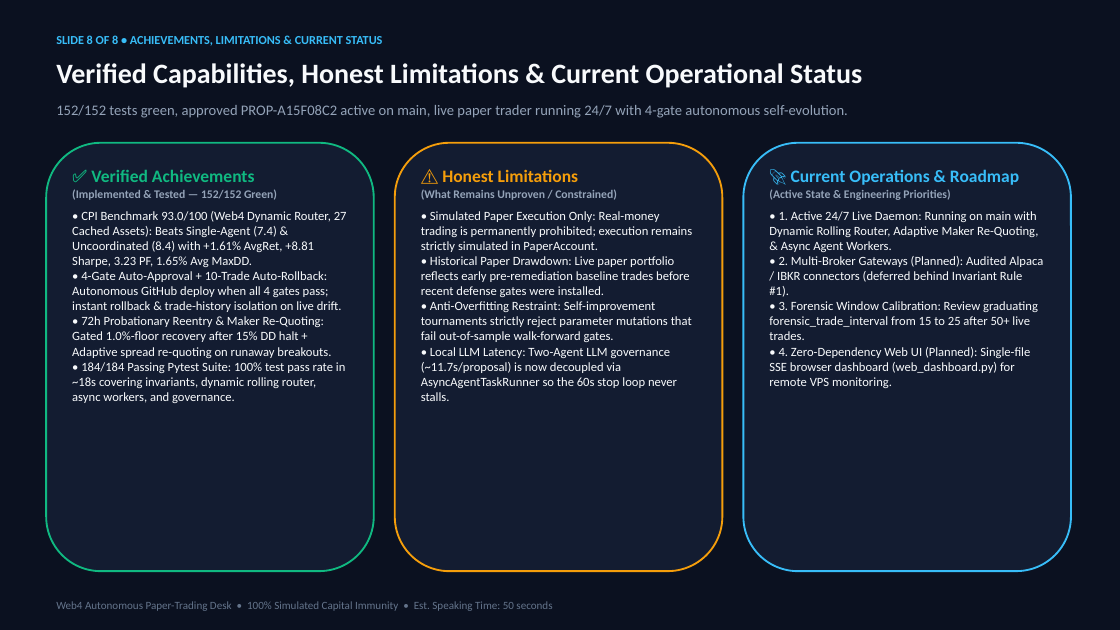
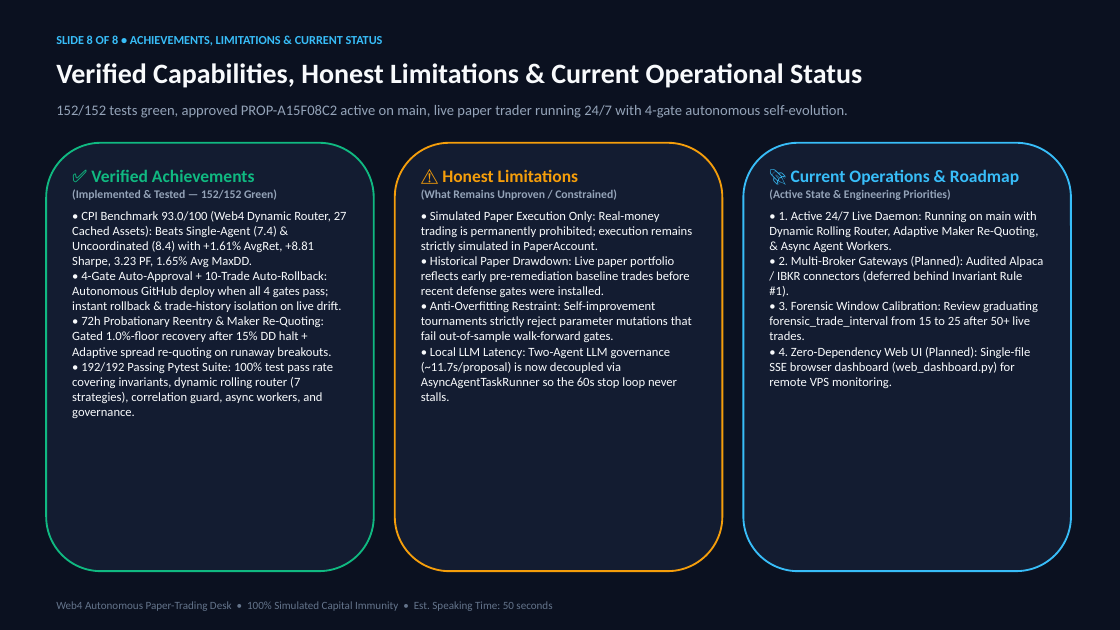
Before and after one commit to iShmuel/web4-trading-agent, a slide deck: slide 8 of web4_trading_agent_presentation.pptx. Drawn at 1120x630 pixels with LibreOffice and Linux fonts; fonts in the diff are those of the drawing. Boxes give left, top, right and bottom in pixels: in the first picture for what was removed or moved away, otherwise in the second. Text is boxed around its words. In the diff, an @@ line names an element or a change of style, - is before the commit and + after.

```diff
--- a/web4_trading_agent_presentation.pptx
+++ b/web4_trading_agent_presentation.pptx
@@ text in rounded rectangle at (72, 362, 333, 418): text changed @@
-• 184/184 Passing Pytest Suite: 100% test pass rate in ~18s covering invariants, dynamic rolling router, async workers, and governance.
+• 192/192 Passing Pytest Suite: 100% test pass rate covering invariants, dynamic rolling router (7 strategies), correlation guard, async workers, and governance.
```
Also in this commit, not shown: 15 other files.
